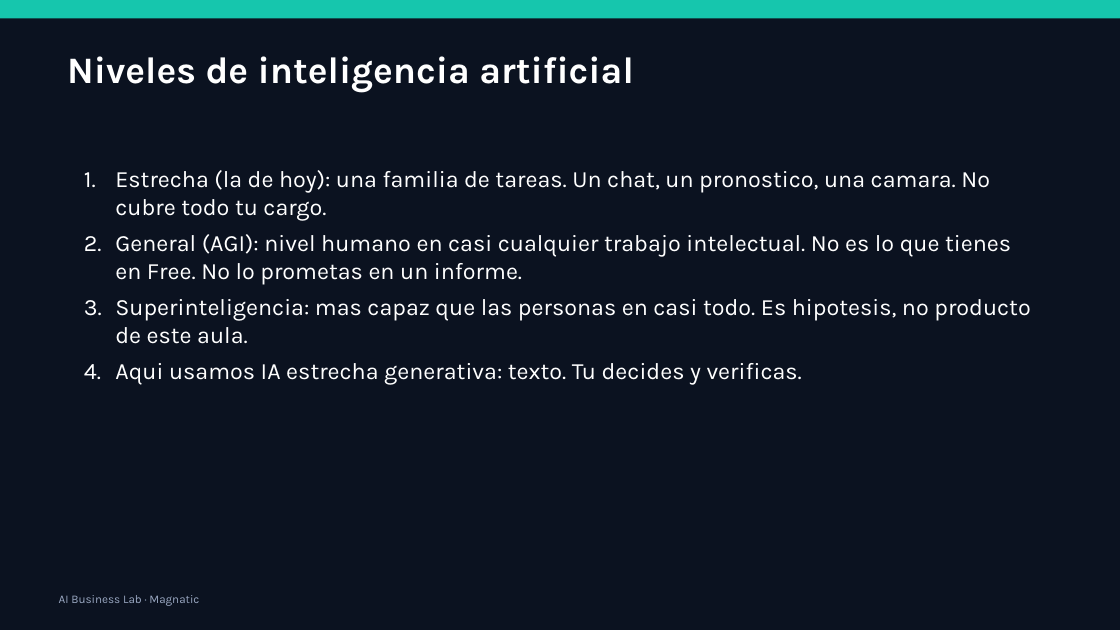
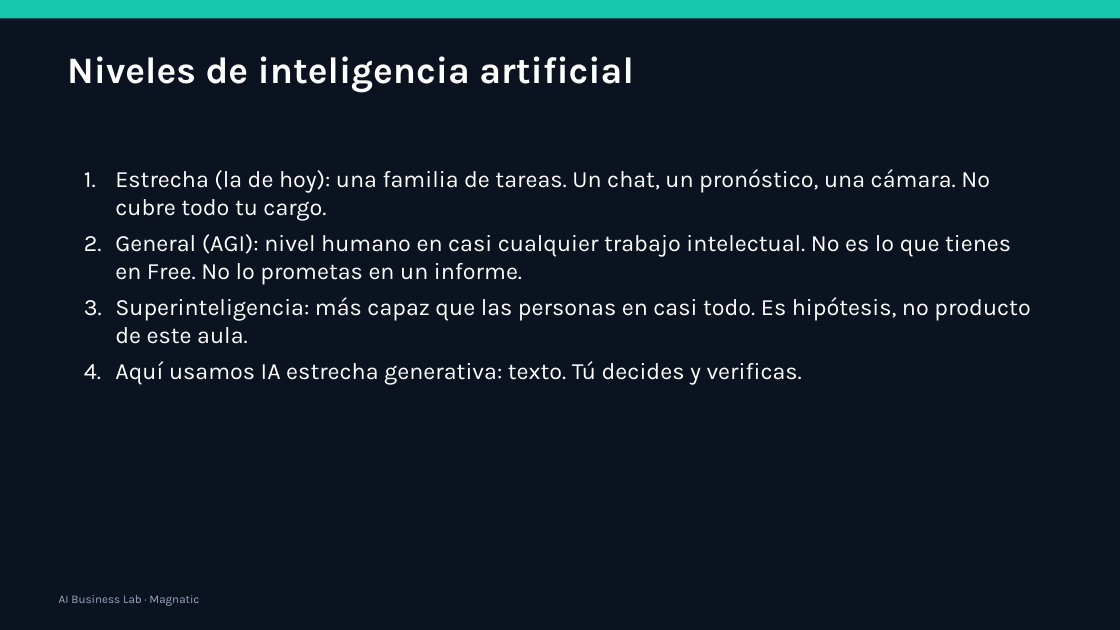
Before and after one commit to xander0408/CURSOS, a slide deck: slide 26 of AI-Business-Lab-Presentacion.pptx. Drawn at 1120x630 pixels with LibreOffice and Linux fonts; fonts in the diff are those of the drawing. Boxes give left, top, right and bottom in pixels: in the first picture for what was removed or moved away, otherwise in the second. Text is boxed around its words. In the diff, an @@ line names an element or a change of style, - is before the commit and + after.

```diff
--- a/AI-Business-Lab-Presentacion.pptx
+++ b/AI-Business-Lab-Presentacion.pptx
@@ text at [115,169,990,220]: text changed @@
-1. Estrecha (la de hoy): una familia de tareas. Un chat, un pronostico, una camara. No cubre todo tu cargo.
+1. Estrecha (la de hoy): una familia de tareas. Un chat, un pronóstico, una cámara. No cubre todo tu cargo.
@@ text at [115,297,1030,385]: text changed @@
-3. Superinteligencia: mas capaz que las personas en casi todo. Es hipotesis, no producto de este aula.
-4. Aqui usamos IA estrecha generativa: texto. Tu decides y verificas.
+3. Superinteligencia: más capaz que las personas en casi todo. Es hipótesis, no producto de este aula.
+4. Aquí usamos IA estrecha generativa: texto. Tú decides y verificas.
```
Also in this commit, not shown: 56 other slides changed, 27 other files.
